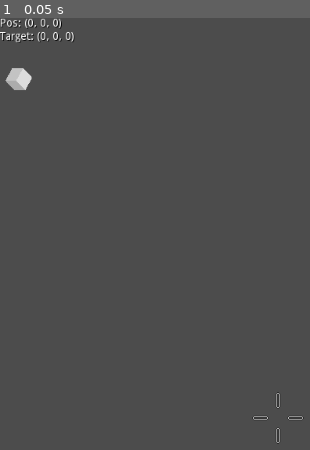
Above: before the commit, frame 1.
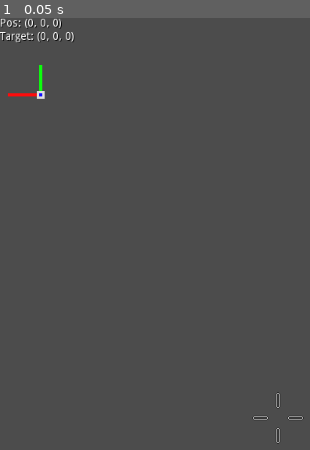
Above: after the commit, the same moment.

Repository: afonsolage/another-game
Game: Godot game, scene res://Interface.tscn
The game is run twice, just before and just after one commit, with the same random seed, the same clock (stepped at 60 frames per second) and the same inputs. The project has no main scene, so this scene is started directly.
Inputs:
- Up to frame 1 (0.05 s): no input

The runs differ from the first frame. In frame 1, 0.5% of the frame differs, in the area x 1-15%, y 10-19%.

Commit message:
Added rotation gizmos, acting like a compass

Diff:
--- a/Interface.tscn
+++ b/Interface.tscn
@@ -1,9 +1,8 @@
 [gd_scene load_steps=4 format=2]
 
+[ext_resource path="res://scripts/interface/gizmos.gd" type="Script" id=1]
 [ext_resource path="res://crosshair.png" type="Texture" id=2]
 [ext_resource path="res://crosshair.gd" type="Script" id=3]
-
-[sub_resource type="CubeMesh" id=1]
 
 [node name="Control" type="Control"]
 anchor_right = 1.0
@@ -42,13 +41,9 @@
 size = Vector2( 1000, 1000 )
 own_world = true
 transparent_bg = true
+handle_input_locally = false
 hdr = false
 render_target_update_mode = 3
-
-[node name="MeshInstance" type="MeshInstance" parent="ViewportContainer/Viewport3D"]
-transform = Transform( 0.0068677, 0.00440306, -0.0057834, 0, 0.00795653, 0.00605753, 0.00726874, -0.00416013, 0.00546431, -0.476, 0.422, 0 )
-mesh = SubResource( 1 )
-material/0 = null
 
 [node name="Camera" type="Camera" parent="ViewportContainer/Viewport3D"]
 transform = Transform( 1, 0, 0, 0, 1, 0, 0, 0, 1, 0, 0, 10.9814 )
@@ -56,3 +51,6 @@
 current = true
 
 [node name="DirectionalLight" type="DirectionalLight" parent="ViewportContainer/Viewport3D"]
+
+[node name="Gizmos" type="Spatial" parent="ViewportContainer/Viewport3D"]
+script = ExtResource( 1 )
--- a/Spatial.tscn
+++ b/Spatial.tscn
@@ -53,7 +53,9 @@
 
 [node name="Interface" parent="." instance=ExtResource( 5 )]
 
-[node name="Viewport3D" parent="Interface/ViewportContainer" index="0"]
-handle_input_locally = false
+[node name="Gizmos" parent="Interface/ViewportContainer/Viewport3D" index="2"]
+main_player = NodePath("../../../../MainPlayer")
+
+[editable path="MainPlayer"]
 
 [editable path="Interface"]
--- /dev/null
+++ b/scripts/interface/gizmos.gd
@@ -0,0 +1,107 @@
+extends Spatial
+
+var array_quad_vertices = []
+var array_quad_indices = []
+
+var dictionary_check_quad_vertices = {}
+
+export(NodePath) var main_player = null
+
+var _main_player: Spatial = null
+
+func _ready():
+	if main_player != null:
+		_main_player = get_node(main_player)
+
+	var x_axis = make_cube(Color.red)
+	x_axis.name = "x_axis"
+	x_axis.scale = Vector3(0.04, 0.004, 0.004)
+	x_axis.translate(Vector3(0, 0, 0.6))
+	x_axis.rotate_y(-PI)
+	add_child(x_axis)
+
+	var y_axis = make_cube(Color.green)
+	y_axis.name = "y_axis"
+	y_axis.scale = Vector3(0.004, 0.04, 0.004)
+	add_child(y_axis)
+
+	var z_axis = make_cube(Color.blue)
+	z_axis.name = "z_axis"
+	z_axis.scale = Vector3(0.004, 0.004, 0.04)
+	add_child(z_axis)
+
+	var center = make_cube(Color.gray)
+	center.scale = Vector3(0.01, 0.01, 0.01)
+	center.translate(Vector3(-0.3, -0.3, -0.3))
+	add_child(center)
+
+	translate(Vector3(-0.45, 0.4, 0))
+
+func make_cube(color: Color, from = 0, to = 1):
+	array_quad_vertices = []
+	array_quad_indices = []
+	dictionary_check_quad_vertices = {}
+
+	var surface_tool = SurfaceTool.new()
+
+	surface_tool.begin(Mesh.PRIMITIVE_TRIANGLES)
+	surface_tool.add_color(color)
+	add_quad(Vector3(from, from, to), Vector3(to, from, to), Vector3(to, from, from), Vector3(from, from, from))
+	add_quad(Vector3(from, to, to), Vector3(from, to, from), Vector3(to, to, from), Vector3(to, to, to))
+
+	add_quad(Vector3(to, to, from), Vector3(from, to, from), Vector3(from, from, from), Vector3(to, from, from))
+	add_quad(Vector3(to, to, to), Vector3(to, from, to), Vector3(from, from, to), Vector3(from, to, to))
+
+	add_quad(Vector3(from, to, to), Vector3(from, from, to), Vector3(from, from, from), Vector3(from, to, from))
+	add_quad(Vector3(to, to, to), Vector3(to, to, from), Vector3(to, from, from), Vector3(to, from, to))
+
+	for vertex in array_quad_vertices:
+		surface_tool.add_vertex(vertex)
+
+	for index in array_quad_indices:
+		surface_tool.add_index(index)
+
+	surface_tool.generate_normals()
+	var cube = MeshInstance.new()
+	cube.mesh = surface_tool.commit()
+
+	var material = SpatialMaterial.new()
+	material.vertex_color_use_as_albedo = true
+	cube.set_surface_material(0, material)
+	return cube
+
+
+func add_quad(point_1, point_2, point_3, point_4):
+
+	var vertex_index_one = -1
+	var vertex_index_two = -1
+	var vertex_index_three = -1
+	var vertex_index_four = -1
+
+	vertex_index_one = _add_or_get_vertex_from_array(point_1)
+	vertex_index_two = _add_or_get_vertex_from_array(point_2)
+	vertex_index_three = _add_or_get_vertex_from_array(point_3)
+	vertex_index_four = _add_or_get_vertex_from_array(point_4)
+
+	array_quad_indices.append(vertex_index_one)
+	array_quad_indices.append(vertex_index_two)
+	array_quad_indices.append(vertex_index_three)
+
+	array_quad_indices.append(vertex_index_one)
+	array_quad_indices.append(vertex_index_three)
+	array_quad_indices.append(vertex_index_four)
+
+func _add_or_get_vertex_from_array(vertex):
+	if dictionary_check_quad_vertices.has(vertex) == true:
+		return dictionary_check_quad_vertices[vertex]
+
+	else:
+		array_quad_vertices.append(vertex)
+		dictionary_check_quad_vertices[vertex] = array_quad_vertices.size() - 1
+		return array_quad_vertices.size() - 1
+
+func _process(delta):
+	if _main_player == null:
+		return
+
+	rotation = _main_player.rotation
